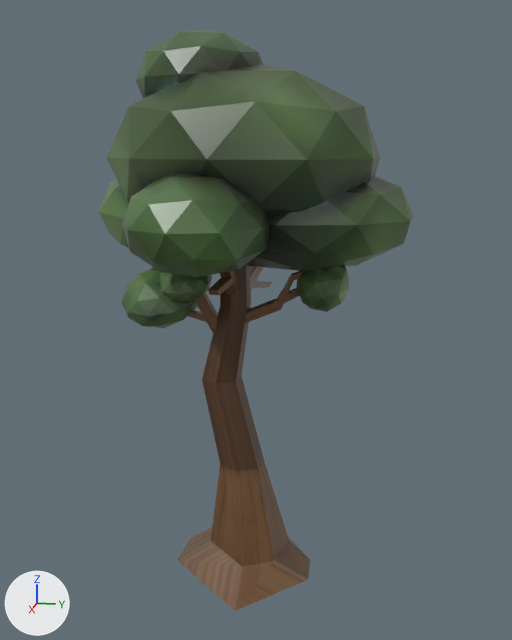
Two versions of the FBX model SAD/Assets/3D Models/Nature/CityKit_TallTree.fbx, one commit apart.
One viewpoint serves both versions: a 50 mm camera at (18.47, 20.28, 8.28) aimed at (0.37, 16.65, 3.75). Arrows for +X, +Y and +Z are at lower left; the lights stay in place. Where no turn or scale is listed for an object, it has been applied to the vertices.

The first picture shows 'TallTree'.
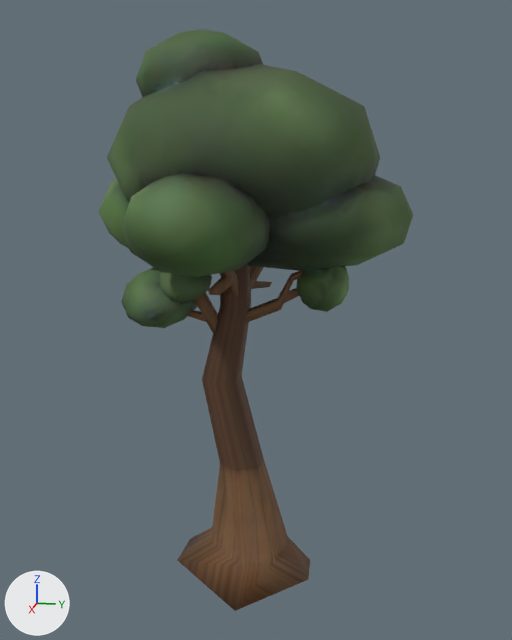
The edits, one by one:
In material 'TallTreeMaterial' (mat_talltreematerial), roughness goes from 0.359 to 0.7.
me_talltree has 443 vertices, 606 faces and spans x -3.7..4.62, y 11.95..20.64, z -3.77..11.09.
me_talltree is used by ob_talltree; location (0.0, 0.0, 0.0).
me_talltree part 1: edges marked sharp go from 853 to 0.

Changed parts and their boxes (x1, y1, x2, y2) in the pictures (512 x 640 px):
'TallTree', surface changed, shading changed: (99, 29, 413, 611) in both
